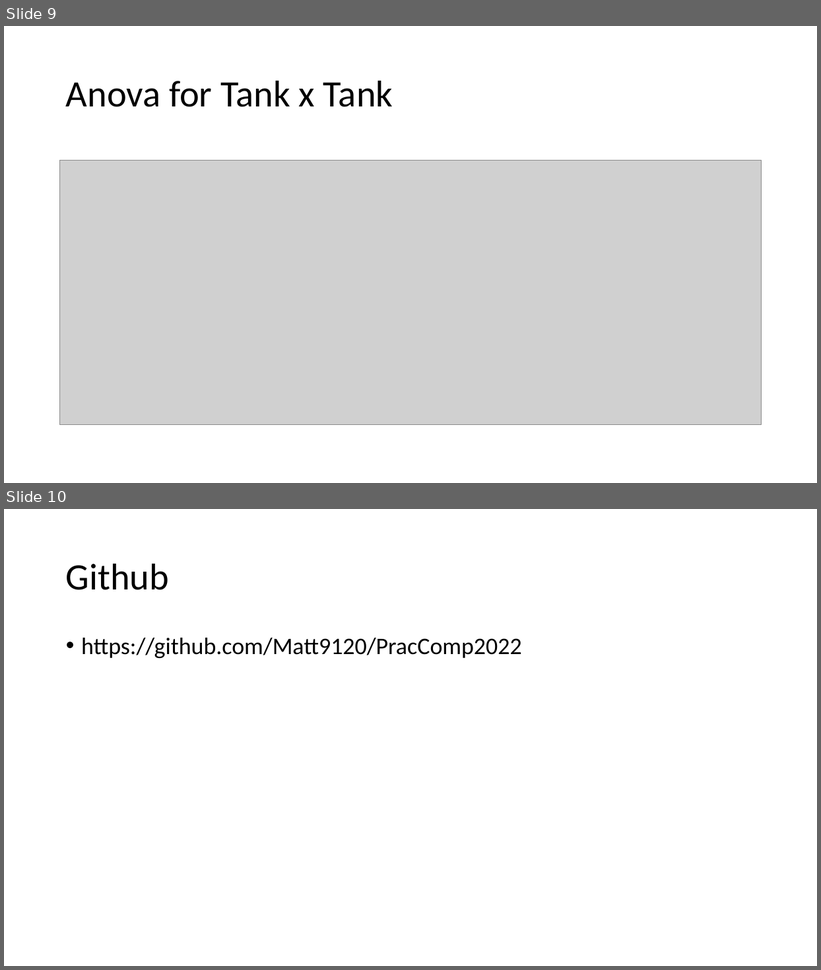
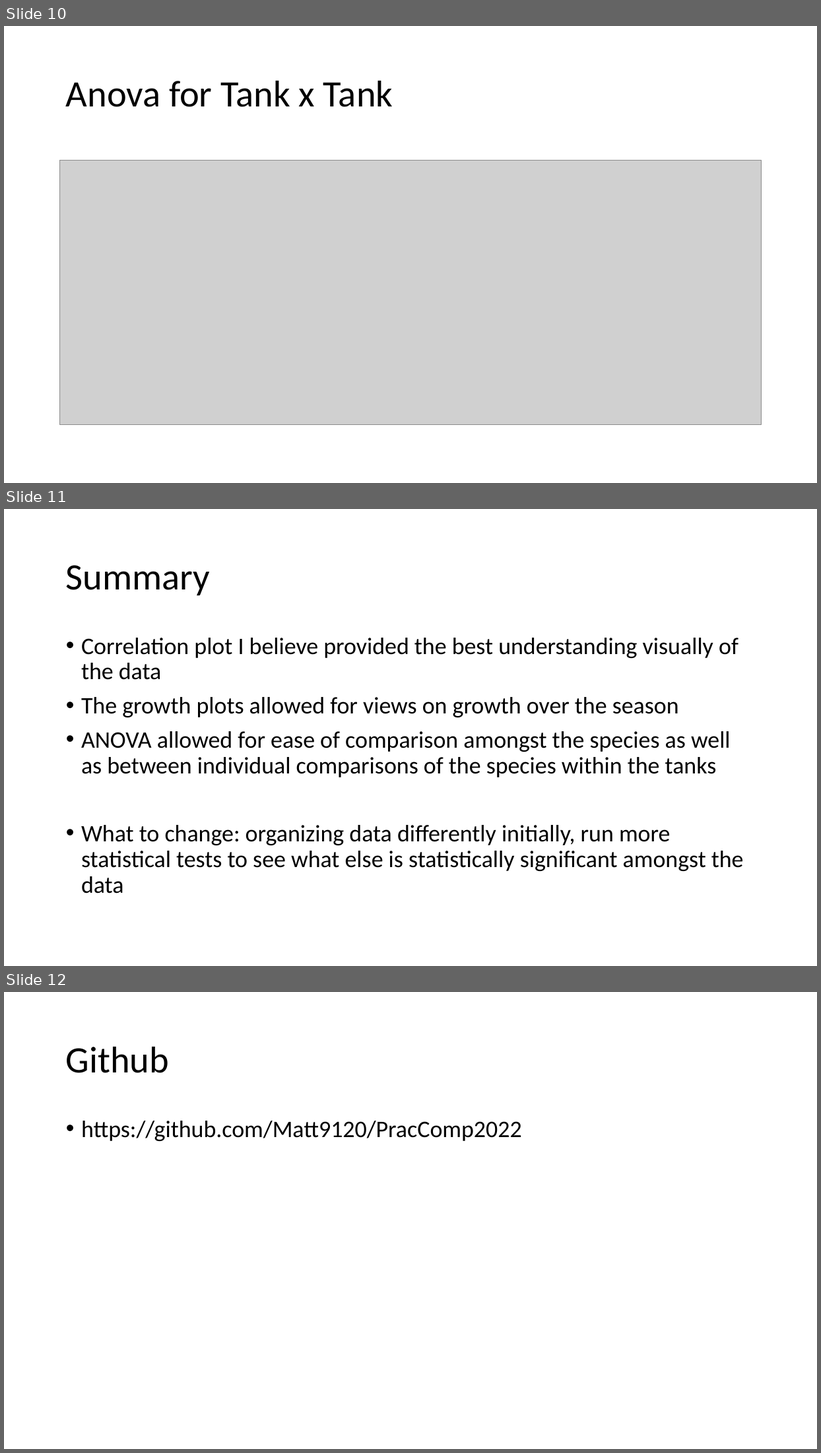
Before and after one commit to Matt9120/PracComp2022, a slide deck: BIOL6220Final.pptx. Shown one above the other, each under a label of ours: slides 9 and 10 before the commit, slides 10, 11 and 12 after it. The pictures are 821x970 and 821x1453 pixels, drawn with LibreOffice and Linux fonts; fonts in the diff are those of the drawing; grey boxes stand for pictures. Boxes give left, top, right and bottom in pixels: in the first picture for what was removed or moved away, otherwise in the second. Text is boxed around its words. In the diff, an @@ line names an element or a change of style, - is before the commit and + after.

```diff
--- a/BIOL6220Final.pptx
+++ b/BIOL6220Final.pptx
@@ slide 11 added at (4,509,817,966), background #FFFFFF @@
@@ title added at (66,565,210,595), 44 pt, text #000000 @@
+Summary
@@ text added at (81,638,744,894), 28 pt, text #000000 @@
+• Correlation plot I believe provided the best understanding visually of the data
+• The growth plots allowed for views on growth over the season
+• ANOVA allowed for ease of comparison amongst the species as well as between individual comparisons of the species within the tanks
+• What to change: organizing data differently initially, run more statistical tests to see what else is statistically significant amongst the data
@@ what was slide 9 is now slide 10 @@
@@ what was slide 10 is now slide 12 @@
```
Also in this commit, not shown: 1 other slide added, 1 other file.
